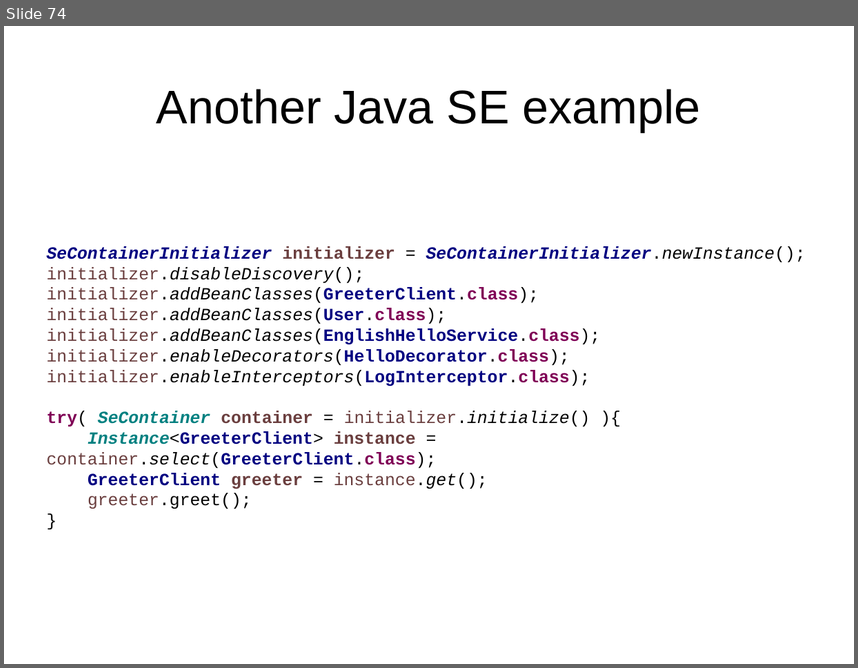
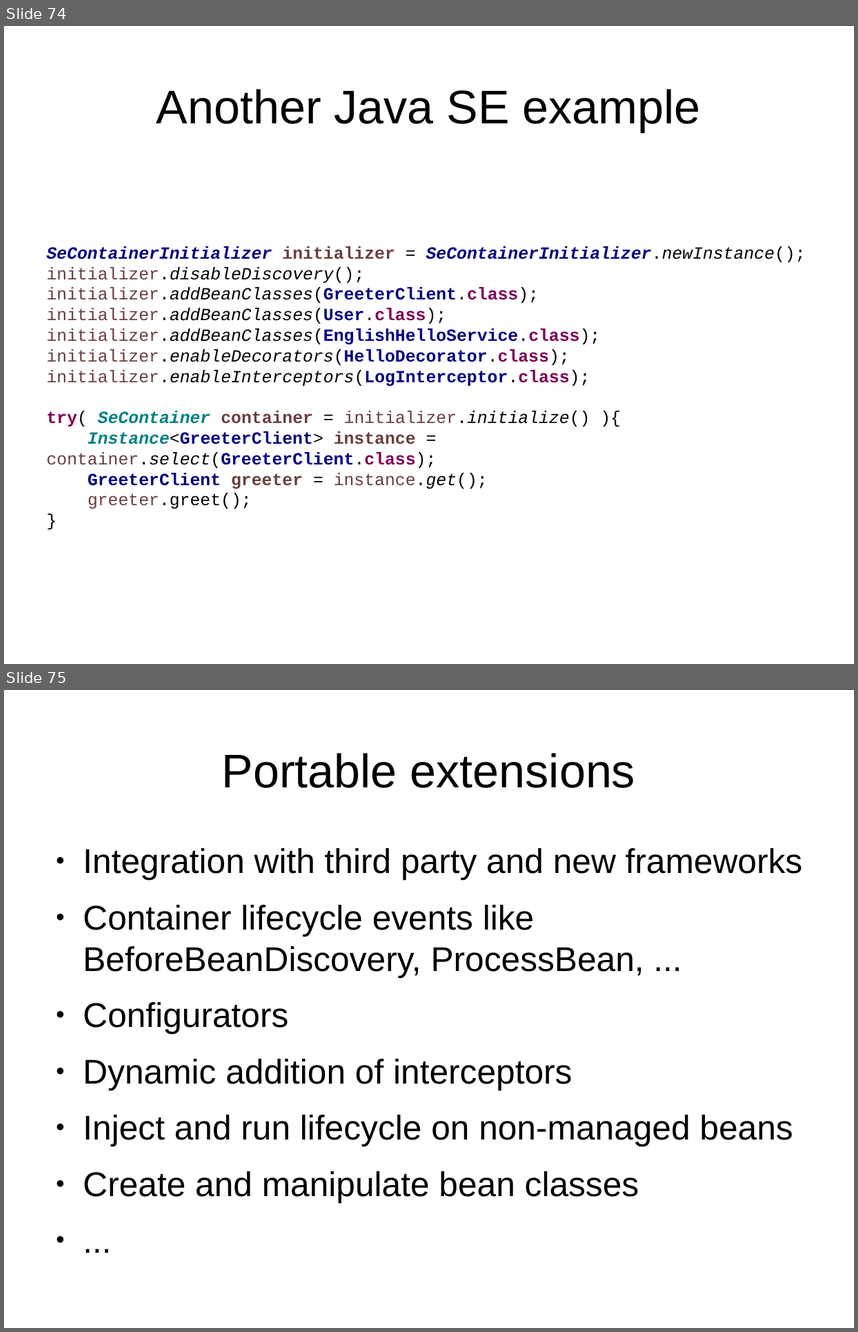
Before and after one commit to FrigoCoder/CDI, a slide deck: CDI.odp. Shown one above the other, each under a label of ours: slide 74 before the commit, slides 74 and 75 after it. The pictures are 858x668 and 858x1332 pixels, drawn with LibreOffice and Linux fonts; fonts in the diff are those of the drawing. Boxes give left, top, right and bottom in pixels: in the first picture for what was removed or moved away, otherwise in the second. Text is boxed around its words. In the diff, an @@ line names an element or a change of style, - is before the commit and + after.

```diff
--- a/CDI.odp
+++ b/CDI.odp
@@ slide 75 added at (4,690,854,1328), background #FFFFFF @@
@@ title added at (222,753,635,788), 44 pt, text #000000 @@
+Portable extensions
@@ text added at (83,848,803,1202), 32 pt, text #000000 @@
+● Integration with third party and new frameworks
+● Container lifecycle events like BeforeBeanDiscovery, ProcessBean, ...
+● Configurators
+● Dynamic addition of interceptors
+● Inject and run lifecycle on non-managed beans
+● Create and manipulate bean classes
+● ...
```
Also in this commit, not shown: 5 other slides added, 4 other files.
